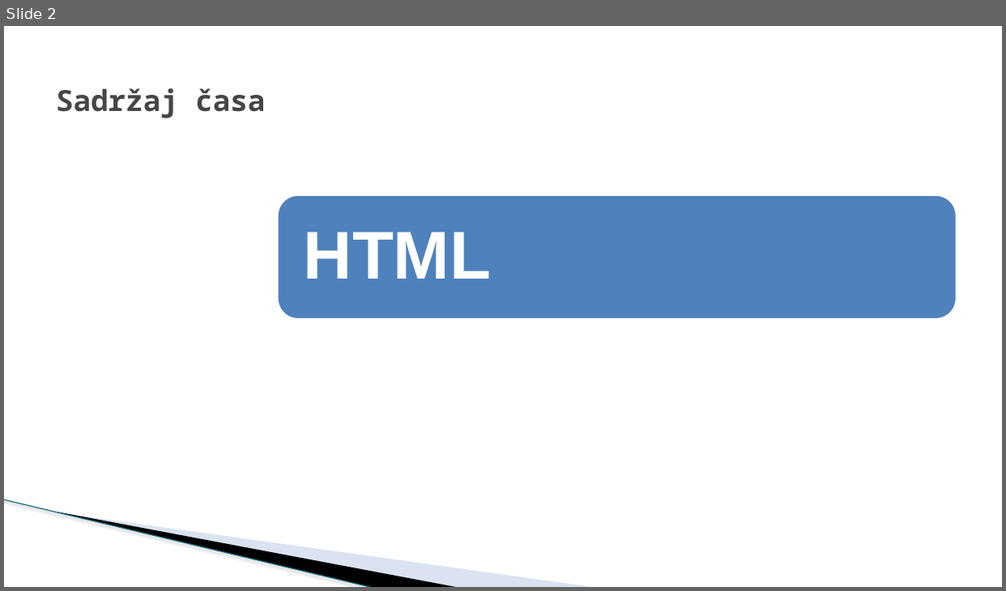
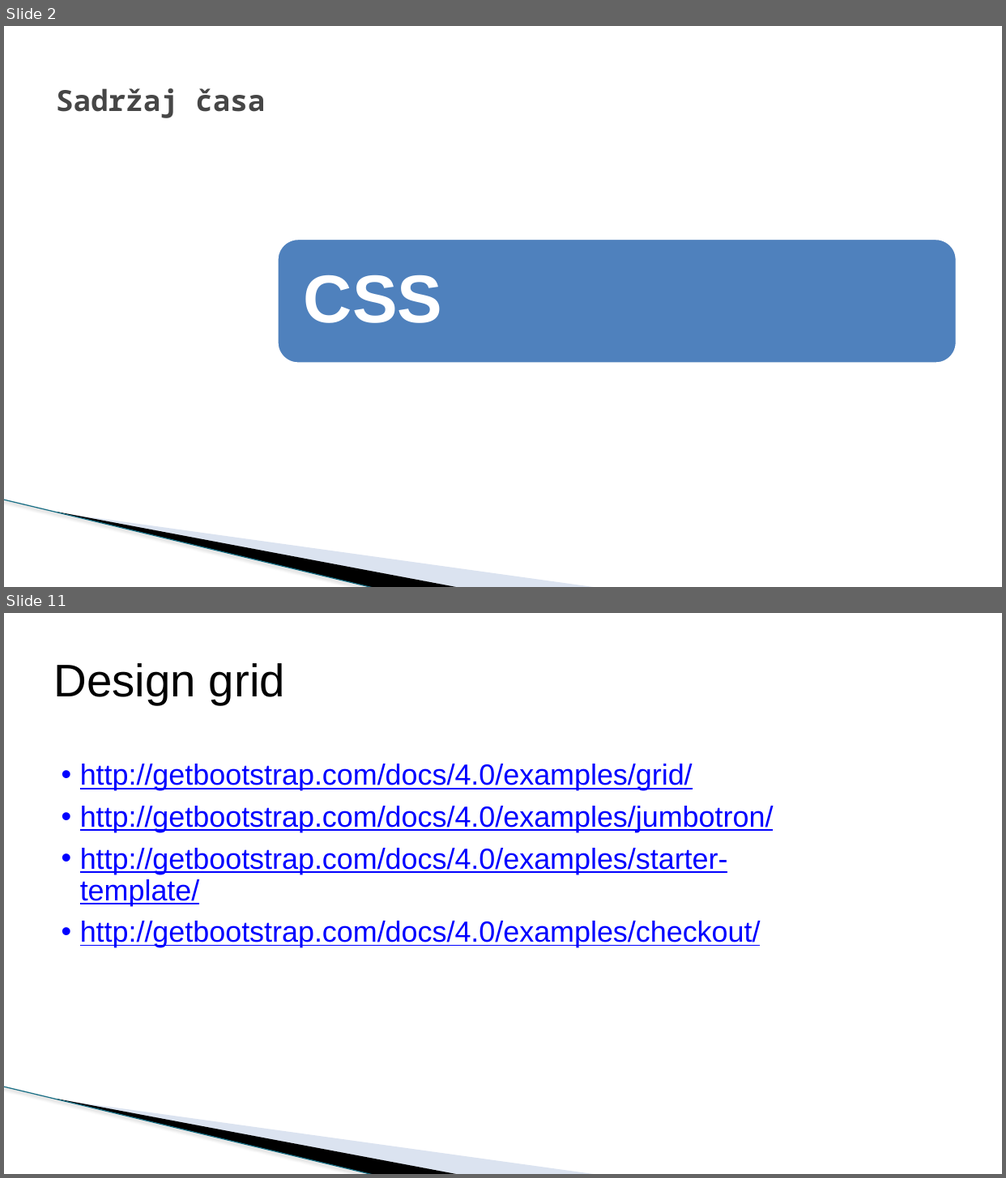
Before and after one commit to todalexcode/kurs-front-end, a slide deck: sesija-23/PPT/Front-End Developer-23.pptx. Shown one above the other, each under a label of ours: slide 2 before the commit, slides 2 and 11 after it; the slides between them are not shown. The pictures are 1006x591 and 1006x1178 pixels, drawn with LibreOffice and Linux fonts; fonts in the diff are those of the drawing; background and template pictures are left out. Boxes give left, top, right and bottom in pixels: in the first picture for what was removed or moved away, otherwise in the second. Text is boxed around its words. In the diff, an @@ line names an element or a change of style, - is before the commit and + after.

```diff
--- a/sesija-23/PPT/Front-End Developer-23.pptx
+++ b/sesija-23/PPT/Front-End Developer-23.pptx
@@ slide 11 added at [4,613,1002,1174], background #FFFFFF; not listed: 3 template elements that a slide beside it also shows @@
@@ title added at [54,663,285,705], 44 pt, text #000000 @@
+Design grid
@@ text added at [80,764,774,948], 28 pt, text #0000FF, underline @@
+• http://getbootstrap.com/docs/4.0/examples/grid/
+• http://getbootstrap.com/docs/4.0/examples/jumbotron/
+• http://getbootstrap.com/docs/4.0/examples/starter-template/
+• http://getbootstrap.com/docs/4.0/examples/checkout/
@@ slide 2 changed as well @@
@@ rounded rectangle: place and size @@
-rounded rectangle at [277,195,957,319]
+rounded rectangle at [277,239,957,364]
@@ text removed at [304,232,491,279] @@
-HTML
@@ text added at [304,275,442,323], 65 pt, text #FFFFFF, bold @@
+CSS
```
Also in this commit, not shown: 1 other slide changed, 11 other slides added, 2 slides removed, 34 other files.
